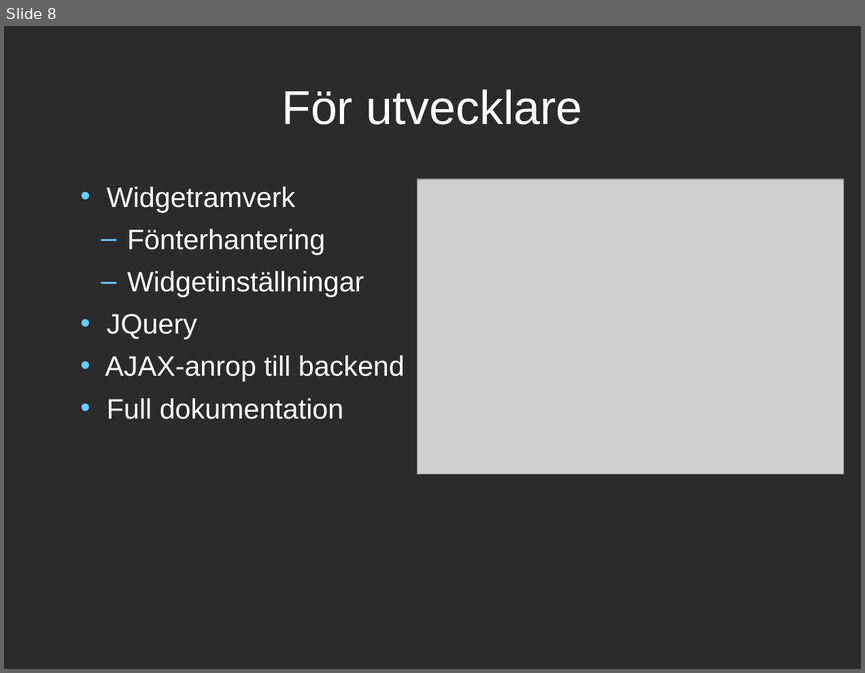
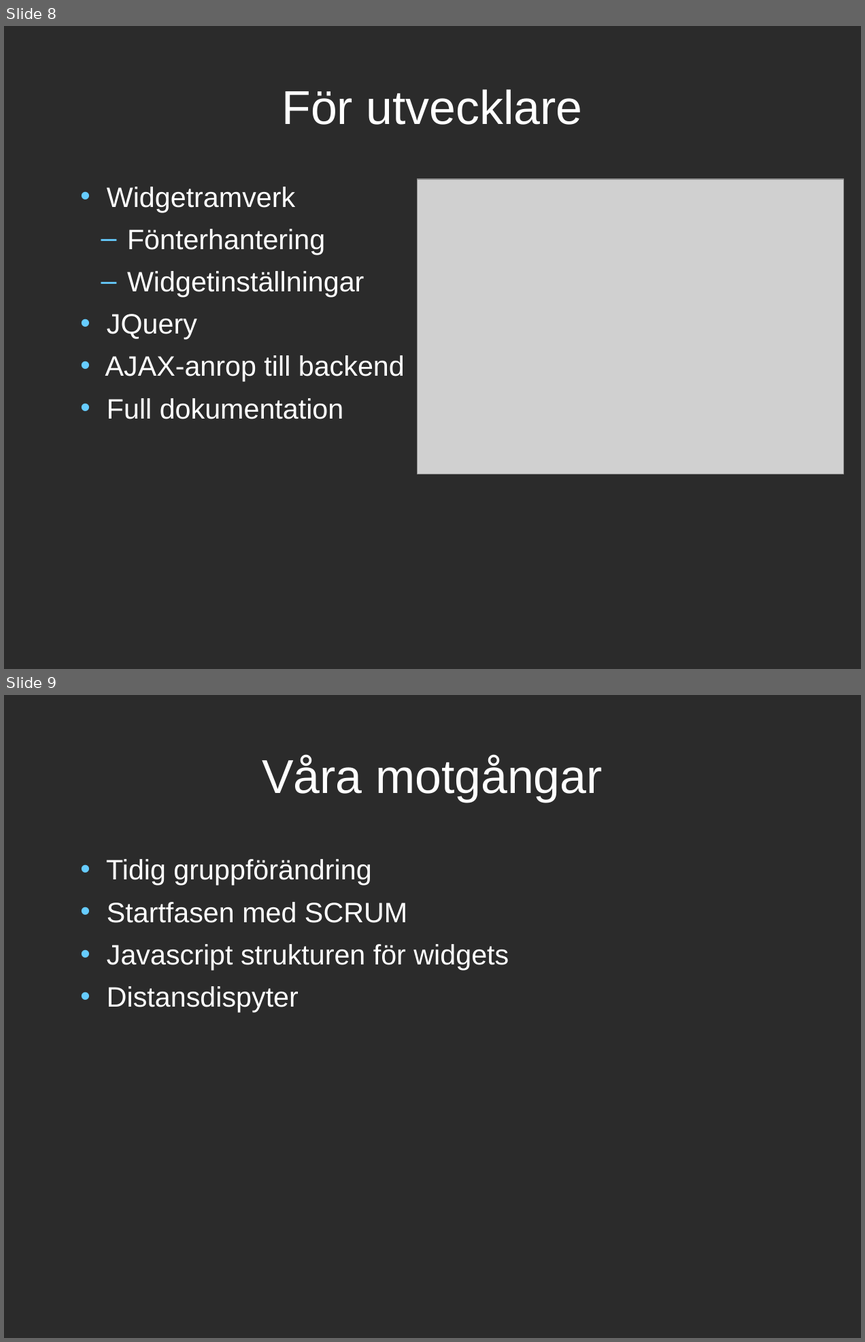
Before and after one commit to michellesanver/onlineprojectplanner, a slide deck: Dokument/Presentation/presentation.odp. Shown one above the other, each under a label of ours: slide 8 before the commit, slides 8 and 9 after it. The pictures are 865x673 and 865x1342 pixels, drawn with LibreOffice and Linux fonts; fonts in the diff are those of the drawing; grey boxes stand for pictures; background and template pictures are left out; a plain dark background stands for a picture behind light text. Boxes give left, top, right and bottom in pixels: in the first picture for what was removed or moved away, otherwise in the second. Text is boxed around its words. In the diff, an @@ line names an element or a change of style, - is before the commit and + after.

```diff
--- a/Dokument/Presentation/presentation.odp
+++ b/Dokument/Presentation/presentation.odp
@@ slide 9 added at [4,695,861,1338], background picture (left out) @@
@@ title added at [262,755,602,802], 44 pt, text #FFFFFF @@
+Våra motgångar
@@ text added at [106,859,509,1012], 26 pt, text #FFFFFF @@
+• Tidig gruppförändring
+• Startfasen med SCRUM
+• Javascript strukturen för widgets
+• Distansdispyter
```
Also in this commit, not shown: 2 slides changed, 1 other slide added.
